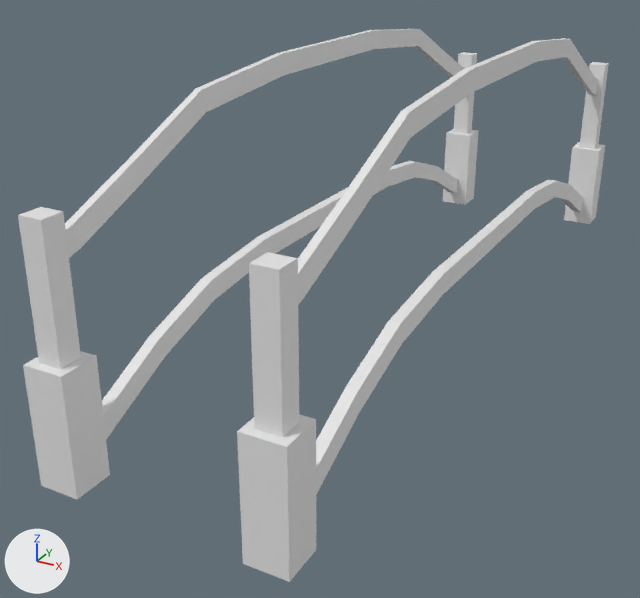
What one commit did to the FBX model Assets/_Models/Miguel/wooden bridge support (up).fbx.
Both versions are drawn from a camera (50 mm lens) standing at (-6.03, -8.3, 3.11) and looking at (-9.38, -2.22, 0.07). Lighting does not change. The marker at lower left points along +X, +Y and +Z. Where no turn or scale is listed for an object, it has been applied to the vertices.

Names of what the first picture shows: 'wooden bridge support (up)'.
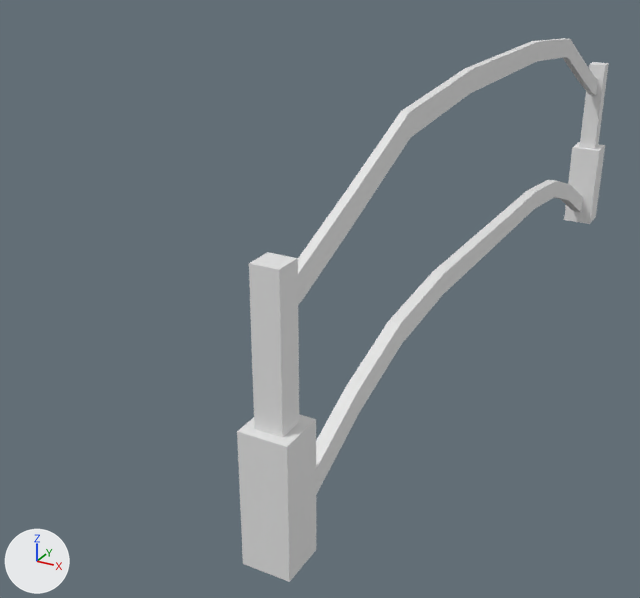
Where the change shows, as pixel boxes (x1, y1, x2, y2) in the pictures (640 x 598 px):
```json
{"object": "wooden bridge support (up)", "change": "reshaped", "before": [18, 29, 609, 582], "after": [237, 38, 609, 582], "on screen": "37% narrower"}
{"part": 1, "of": "me_mesh", "change": "deleted", "before": [102, 161, 458, 439]}
{"part": 2, "of": "me_mesh", "change": "deleted", "before": [65, 29, 465, 258]}
{"part": 3, "of": "me_mesh", "change": "deleted", "before": [442, 52, 479, 205]}
{"part": 4, "of": "me_mesh", "change": "deleted", "before": [18, 207, 110, 499]}
```

Scene script edits in JSON lines:
```json
{"block": "me_mesh", "where": "me_mesh.from_pydata(...)  # 256 vertices, 228 faces; spans x -0.91..0.91, y -3.55..3.55, z -1.16..1.16"}
{"block": "me_mesh", "where": "# used by ob_wooden_bridge_support__up; location = (-8.905, -1.525, 0.952)"}
{"block": "me_mesh", "change": "me_mesh part 1: the loose piece of 48 vertices spanning x -0.81..-0.72, y -3.47..3.5, z -1.11..-0.24 is deleted"}
{"block": "me_mesh", "change": "me_mesh part 2: the loose piece of 48 vertices spanning x -0.79..-0.73, y -3.38..3.38, z 0.29..1.16 is deleted"}
{"block": "me_mesh", "change": "me_mesh part 3: the loose piece of 16 vertices spanning x -0.91..-0.61, y 3.25..3.55, z -1.16..0.62 is deleted"}
{"block": "me_mesh", "change": "me_mesh part 4: the loose piece of 16 vertices spanning x -0.91..-0.61, y -3.55..-3.25, z -1.16..0.62 is deleted"}
```
